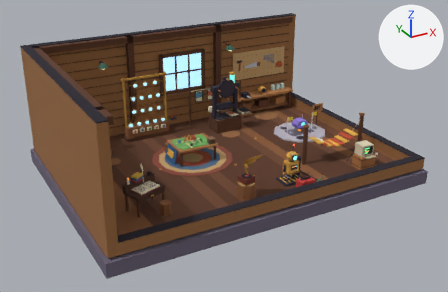
A saved change to the glTF model public/models/workshop.glb.
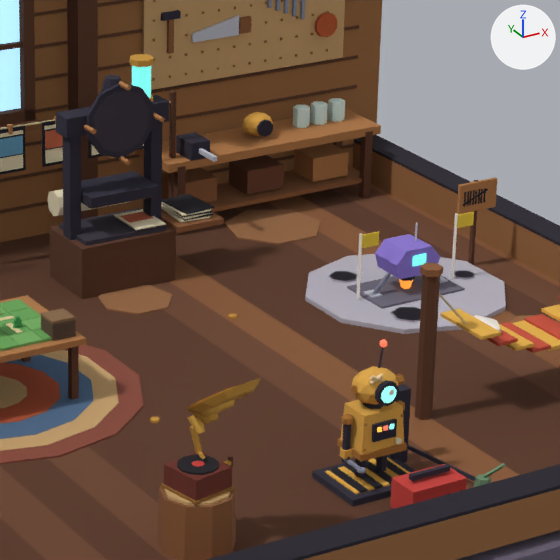
Old and new are each drawn whole from a camera (50 mm lens) standing at (-12.62, -23.2, 12.17) and looking at (-0.17, -0.56, 0.85) and again close up on the part from 44% to 76% of the width and 20% to 69% of the height. Every picture has the same lights, and +X, +Y and +Z are marked at upper right. The older version's two pictures come first. Where no turn or scale is listed for an object, it has been applied to the vertices.

Names of what the first close-up shows: 'carcassonne', 'dock', 'gramophone', 'hammock', 'launch_pad', 'lazy_corner', 'press_frame', 'press_wheel', 'robot_torso', 'room', 'tool_wall', 'window_frame' and 13 more.
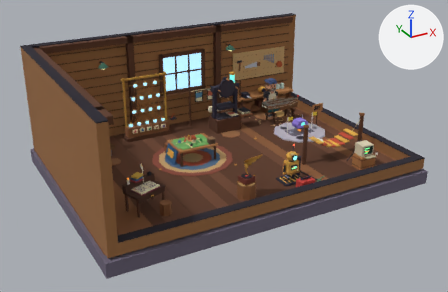
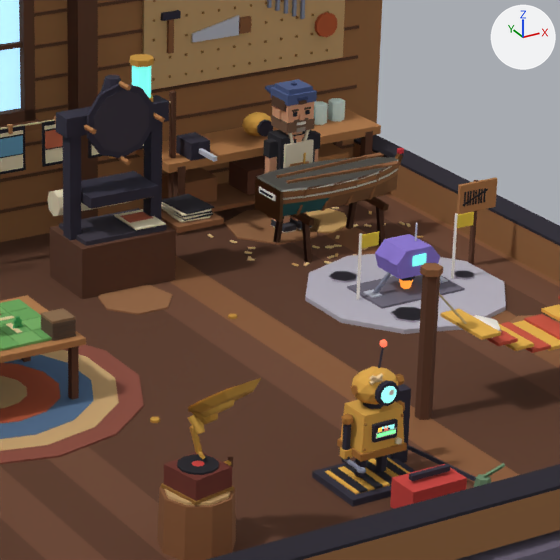
Not visible in the close-ups: 'boat_stage_1.001'.

Changed parts and their boxes [x1, y1, x2, y2] in the close-ups (560 x 560 px):
'boat_stage_5.001', added
    after: [255, 148, 404, 226]
'boat_stage_3.001', added (brown)
    after: [255, 154, 403, 262]
'bench_head', added
    after: [265, 79, 317, 134]
'bench_body', added
    after: [268, 130, 315, 170]
'sawdust_fresh.001', added
    after: [207, 207, 423, 266]
'bench_arm_r', added
    after: [263, 138, 278, 174]
'boat_stage_2.001', added
    after: [267, 153, 400, 240]
'robot_update_frame', added
    after: [373, 420, 398, 443]
'bench_leg_r', added
    after: [271, 215, 296, 233]
'boat_stage_4.001', added
    after: [269, 156, 396, 243]
'bench_arm_l', added (mostly hidden)
    after: [314, 131, 321, 162]
'bench_leg_l', added
    after: [290, 213, 312, 230]
'robot_bar_fill', added
    after: [377, 430, 396, 438]

The change, as a list of edits to the scene's bpy script:
```text
Add ob_bench_leg_r:
    ob_bench_leg_r = bpy.data.objects.new('bench_leg_r', me_bench_leg_r)  # a box spanning x -0.1..0.1, y -0.11..0.11, z -0.34..0.0, material slot 0; a box spanning x -0.08..0.08, y -0.08..0.08, z -0.74..-0.3, material slot 1; a box spanning x -0.1..0.1, y -0.22..0.12, z -0.84..-0.74, material slot 2; a box spanning x -0.105..0.105, y -0.225..0.125, z -0.86..-0.81, material slot 3; in mat_c_2f3a63 (dark blue #2f3a63), mat_c_e3a680 (beige #e3a680), mat_c_3b3a42 (dark grey #3b3a42), mat_c_d9d3c7 (light grey #d9d3c7)
    ob_bench_leg_r.location = (4.87, 3.6, 0.84)
Add ob_bench_leg_l:
    ob_bench_leg_l = bpy.data.objects.new('bench_leg_l', me_bench_leg_r.copy())
    ob_bench_leg_l.location = (5.13, 3.6, 0.84)
Add ob_bench_head:
    ob_bench_head = bpy.data.objects.new('bench_head', me_bench_head)  # 168 vertices, 252 faces; spans x -0.24..0.24, y -0.24..0.46, z 0.005..0.64; in mat_c_e3a680 (beige #e3a680), mat_c_7a5a44 (brown #7a5a44), mat_c_9c8f82 (brown #9c8f82), mat_c_f6efe4 (white #f6efe4), mat_c_1d1a24 (black #1d1a24), mat_c_5a3e2c (brown #5a3e2c), mat_c_4d5d8a (blue #4d5d8a), mat_c_35426a (dark blue #35426a)
    ob_bench_head.location = (5.0, 3.6, 1.45)
Add ob_bench_body:
    ob_bench_body = bpy.data.objects.new('bench_body', me_bench_body)  # 94 vertices, 140 faces; spans x -0.28..0.28, y -0.21..0.19, z 0.59..1.539; in mat_c_2f3a63 (dark blue #2f3a63), mat_c_26242b (black #26242b), mat_c_e3a680 (beige #e3a680), mat_c_2b2830 (dark grey #2b2830), mat_c_b5562d (orange #b5562d), mat_c_e9dcc0 (beige #e9dcc0), mat_c_b27a48 (brown #b27a48), mat_c_e8b24a (orange #e8b24a)
    ob_bench_body.location = (5.0, 3.6, 0.0)
Add ob_bench_arm_r:
    ob_bench_arm_r = bpy.data.objects.new('bench_arm_r', me_bench_arm_r)  # a box spanning x -0.075..0.075, y -0.075..0.075, z -0.22..0.0, material slot 0; a box spanning x -0.06..0.06, y -0.06..0.06, z -0.56..-0.2, material slot 1; a box spanning x -0.055..0.055, y -0.06..0.06, z -0.65..-0.55, material slot 1; in mat_c_26242b (black #26242b), mat_c_e3a680 (beige #e3a680)
    ob_bench_arm_r.location = (4.66, 3.6, 1.32)
Add ob_bench_arm_l:
    ob_bench_arm_l = bpy.data.objects.new('bench_arm_l', me_bench_arm_l)  # a box spanning x -0.075..0.075, y -0.075..0.075, z -0.22..0.0, material slot 0; a box spanning x -0.06..0.06, y -0.06..0.06, z -0.56..-0.2, material slot 1; a box spanning x -0.055..0.055, y -0.06..0.06, z -0.65..-0.55, material slot 1; a box spanning x -0.065..0.065, y -0.065..0.065, z -0.525..-0.475, material slot 2; in mat_c_26242b (black #26242b), mat_c_e3a680 (beige #e3a680), mat_c_1b1b20 (black #1b1b20)
    ob_bench_arm_l.location = (5.34, 3.6, 1.32)
Add ob_sawdust_fresh_001:
    ob_sawdust_fresh_001 = bpy.data.objects.new('sawdust_fresh.001', me_sawdust_fresh)  # 336 vertices, 508 faces; spans x 3.8..6.51, y 2.06..4.2, z 0.0..0.02; in mat_c_d4a868 (orange #d4a868), mat_c_e8c890 (beige #e8c890)
    ob_sawdust_fresh_001.location = (0.0, 0.0, 0.0)
Add ob_robot_update_frame:
    ob_robot_update_frame = bpy.data.objects.new('robot_update_frame', me_robot_update_frame)  # a box spanning x -0.15..0.15, y -0.006..0.006, z -0.1..0.1, material slot 0; a box spanning x -0.12..0.12, y -0.012..0.004, z -0.045..0.005, material slot 0; a box spanning x -0.13..0.13, y -0.009..0.005, z -0.055..0.015, material slot 1; a box spanning x -0.052..-0.028, y -0.012..0.004, z 0.042..0.068, material slot 2; a box spanning x -0.012..0.012, y -0.012..0.004, z 0.042..0.068, material slot 2; a box spanning x 0.028..0.052, y -0.012..0.004, z 0.042..0.068, material slot 2; in mat_c_262233 (dark purple #262233), mat_c_f2ece2 (white #f2ece2), mat_glow_8ff0e0 (cyan #8ff0e0, glowing cyan #8ff0e0)
    ob_robot_update_frame.location = (1.5, -3.74, 0.72)
Add ob_robot_bar_fill:
    ob_robot_bar_fill = bpy.data.objects.new('robot_bar_fill', me_robot_bar_fill)  # a box spanning x 0.0..0.24, y -0.005..0.005, z -0.02..0.02; in mat_glow_7dffa0 (green #7dffa0, glowing green #7dffa0)
    ob_robot_bar_fill.location = (1.38, -3.75, 0.7)
Add ob_boat_stage_5_001:
    ob_boat_stage_5_001 = bpy.data.objects.new('boat_stage_5.001', me_boat_stage_5)  # 274 vertices, 472 faces; spans x 4.05..6.26, y 2.3..3.2, z -0.01..1.2; in mat_c_8a5a36 (brown #8a5a36), mat_c_5c3824 (brown #5c3824), mat_c_b27a48 (brown #b27a48), mat_c_9a6a3f (brown #9a6a3f), mat_c_2f6a6a (dark cyan #2f6a6a), mat_c_f2ece2 (white #f2ece2), mat_c_1d1a24 (black #1d1a24), mat_c_c8303a (red #c8303a)
    ob_boat_stage_5_001.location = (0.0, 0.0, 0.0)
Add ob_boat_stage_4_001:
    ob_boat_stage_4_001 = bpy.data.objects.new('boat_stage_4.001', me_boat_stage_4)  # 198 vertices, 356 faces; spans x 4.07..6.25, y 2.3..3.2, z -0.01..1.14; in mat_c_8a5a36 (brown #8a5a36), mat_c_5c3824 (brown #5c3824), mat_c_b27a48 (brown #b27a48), mat_c_9a6a3f (brown #9a6a3f), mat_c_2f6a6a (dark cyan #2f6a6a), mat_c_f2ece2 (white #f2ece2)
    ob_boat_stage_4_001.location = (0.0, 0.0, 0.0)
Add ob_boat_stage_3_001:
    ob_boat_stage_3_001 = bpy.data.objects.new('boat_stage_3.001', me_boat_stage_3)  # 266 vertices, 448 faces; spans x 4.07..6.25, y 2.3..3.2, z -0.01..1.14; in mat_c_8a5a36 (brown #8a5a36), mat_c_5c3824 (brown #5c3824), mat_c_b27a48 (brown #b27a48), mat_c_9a6a3f (brown #9a6a3f)
    ob_boat_stage_3_001.location = (0.0, 0.0, 0.0)
Add ob_boat_stage_2_001:
    ob_boat_stage_2_001 = bpy.data.objects.new('boat_stage_2.001', me_boat_stage_2)  # 196 vertices, 304 faces; spans x 4.07..6.25, y 2.3..3.2, z -0.01..1.14; in mat_c_8a5a36 (brown #8a5a36), mat_c_5c3824 (brown #5c3824), mat_c_b27a48 (brown #b27a48), mat_c_9a6a3f (brown #9a6a3f)
    ob_boat_stage_2_001.location = (0.0, 0.0, 0.0)
Add ob_boat_stage_1_001:
    ob_boat_stage_1_001 = bpy.data.objects.new('boat_stage_1.001', me_boat_stage_1)  # 168 vertices, 252 faces; spans x 4.07..6.25, y 2.3..3.2, z -0.01..1.14; in mat_c_8a5a36 (brown #8a5a36), mat_c_5c3824 (brown #5c3824), mat_c_b27a48 (brown #b27a48), mat_c_9a6a3f (brown #9a6a3f)
    ob_boat_stage_1_001.location = (0.0, 0.0, 0.0)
```
